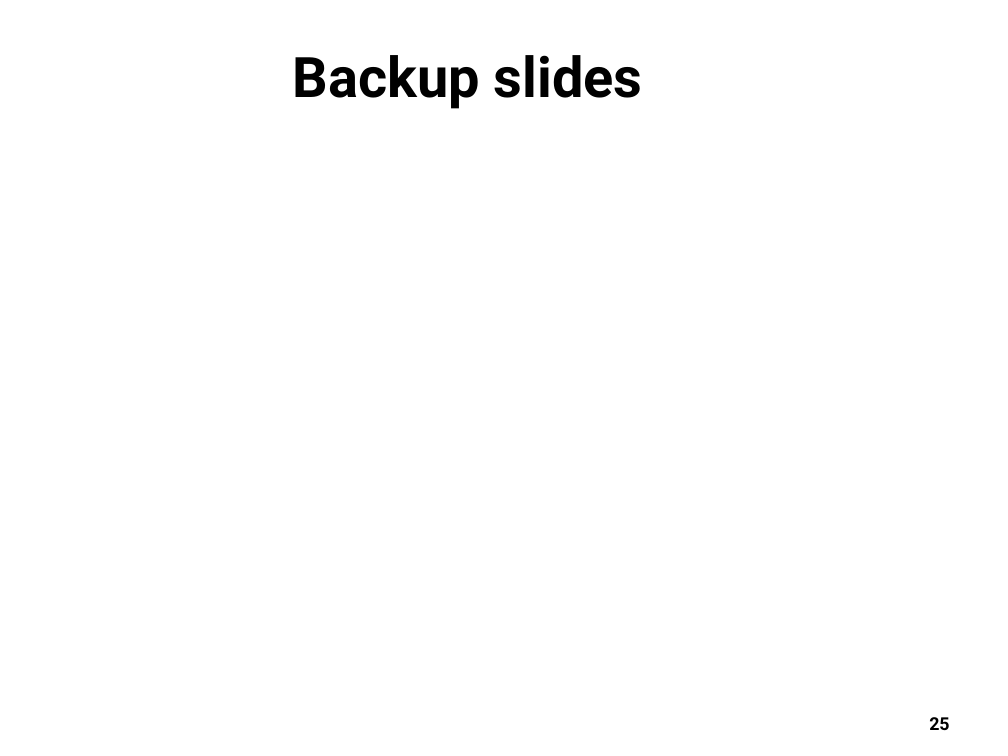
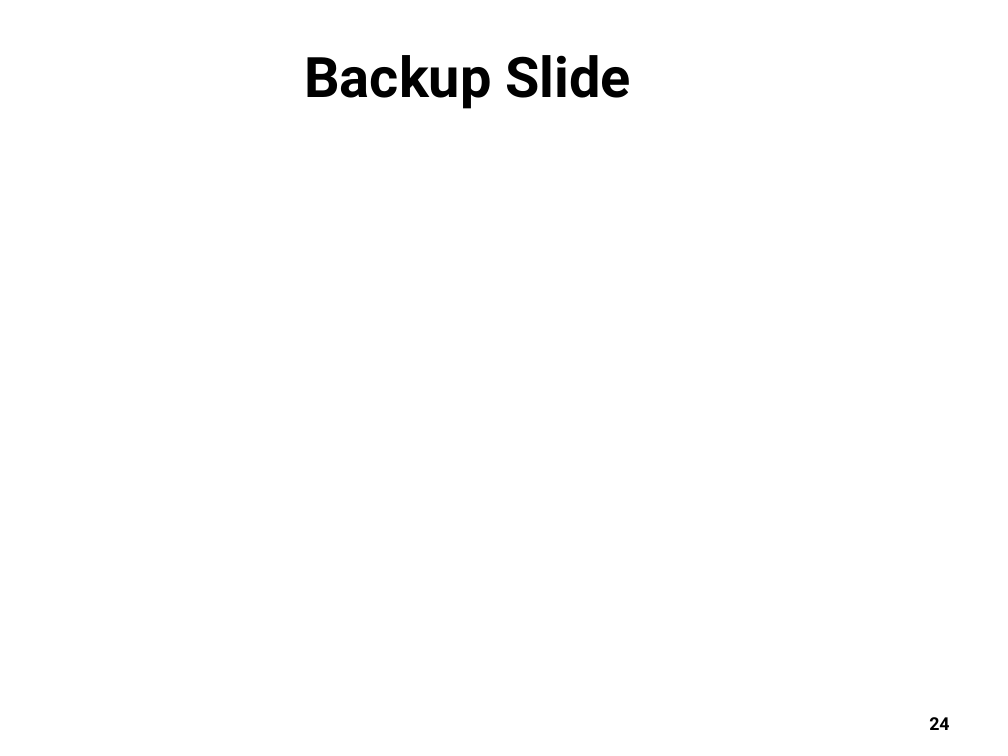
Before and after one commit to Schweigert/TCC, a slide deck: slide 24 of tcc/Apresentacao/Presentation_ISCC2018_SDNMoodle_v7.odp (slide 25 before the commit). Drawn at 1008x756 pixels with LibreOffice and Linux fonts; fonts in the diff are those of the drawing; background and template pictures are left out. Boxes give left, top, right and bottom in pixels: in the first picture for what was removed or moved away, otherwise in the second. Text is boxed around its words. In the diff, an @@ line names an element or a change of style, - is before the commit and + after.

```diff
--- a/tcc/Apresentacao/Presentation_ISCC2018_SDNMoodle_v7.odp
+++ b/tcc/Apresentacao/Presentation_ISCC2018_SDNMoodle_v7.odp
@@ title at [304,55,632,109]: text changed @@
-Backup slides
+Backup Slide
@@ page number at [929,717,949,730]: text changed @@
-25
+24
```
Also in this commit, not shown: 22 slides added, 23 slides removed, 3 other files.
